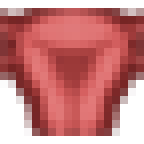
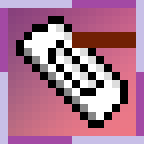
Layered file, before and after one edit (144 x 144). Changes by layer:
removed layer "womb" over [left=0, top=8, right=144, bottom=136]
added group "Menstrual Cramps" with 6 layers above "Pregnancy" over [left=0, top=0, right=144, bottom=144]
added layer "minus copy" in group "Menstrual Cramps" over [left=72, top=32, right=136, bottom=48]
added layer "Layer 7" in group "Menstrual Cramps" over [left=16, top=16, right=128, bottom=128]
added layer "Layer 8" in group "Menstrual Cramps" over [left=24, top=24, right=120, bottom=128]
added layer "frame copy" in group "Menstrual Cramps" over [left=0, top=0, right=144, bottom=144]
added layer "background copy" in group "Menstrual Cramps" over [left=8, top=8, right=136, bottom=136]
